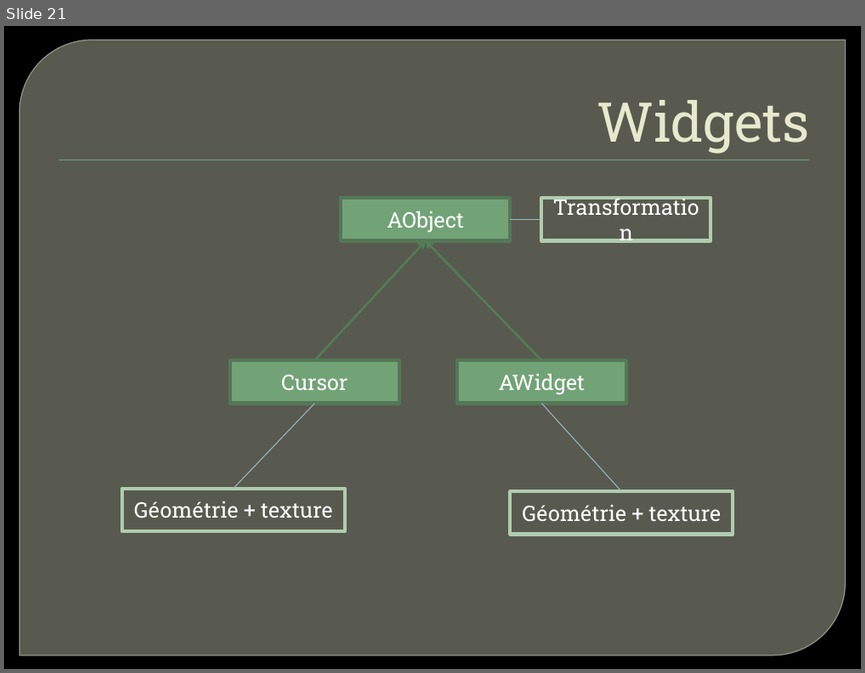
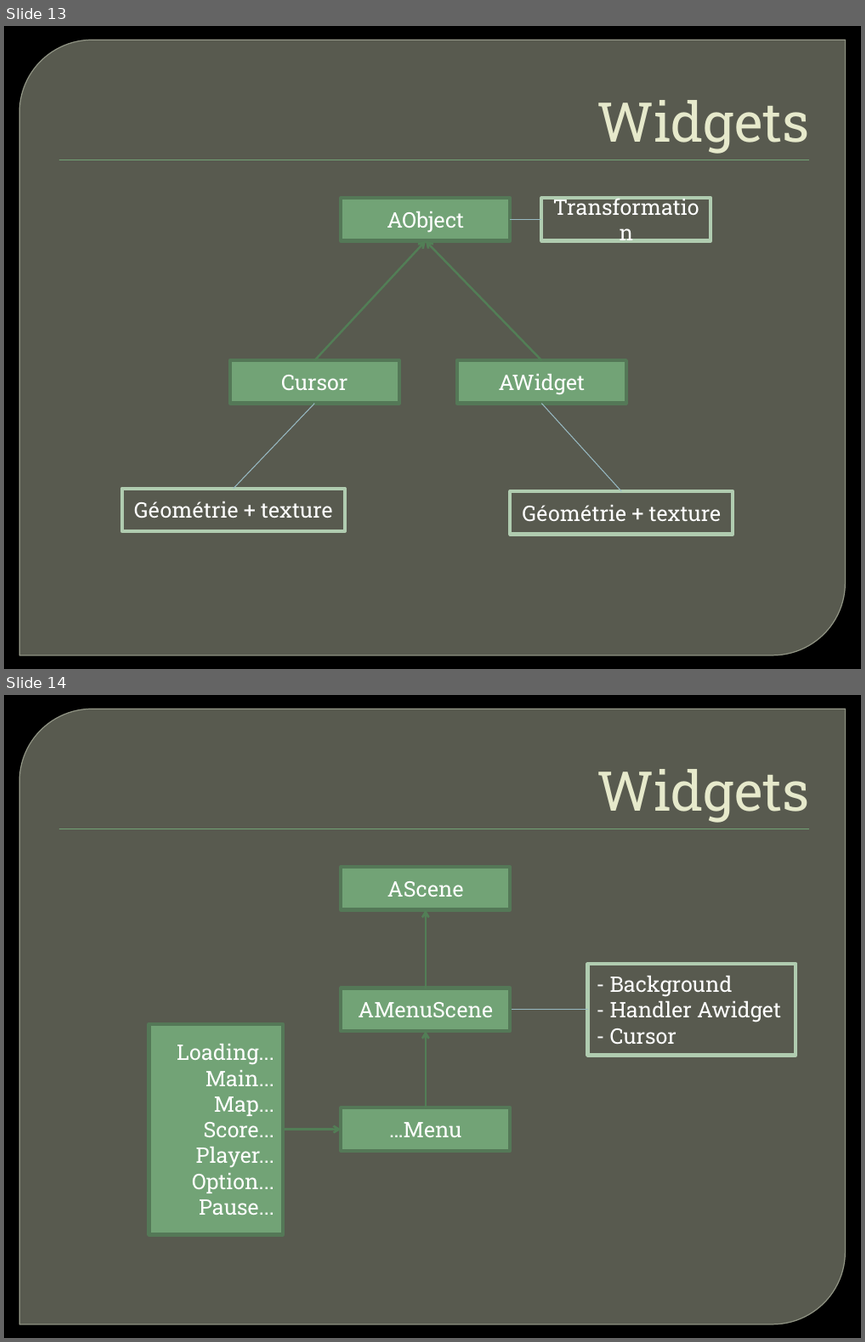
Before and after one commit to Raphy/bomberman, a slide deck: Bomberman - Présentation.pptx. Shown one above the other, each under a label of ours: slide 21 before the commit, slides 13 and 14 after it. The pictures are 865x673 and 865x1342 pixels, drawn with LibreOffice and Linux fonts; fonts in the diff are those of the drawing; background and template pictures are left out. Boxes give left, top, right and bottom in pixels: in the first picture for what was removed or moved away, otherwise in the second. Text is boxed around its words. In the diff, an @@ line names an element or a change of style, - is before the commit and + after.

```diff
--- a/Bomberman - Présentation.pptx
+++ b/Bomberman - Présentation.pptx
@@ slide 14 added at (4,695,861,1338), background picture (left out); not listed: 2 template elements that a slide beside it also shows @@
@@ title added at (596,769,809,823), 46 pt, text #E7EACB @@
+Widgets
@@ rectangle added at (341,868,510,910), fill #72A376, outline #547957 3 pt, 18 pt, text #FFFFFF @@
+AScene
@@ arrow added from (426, 988) to (426, 910), #527E56 1.75 pt @@
@@ rectangle added at (587,964,795,1055), outline #B0CCB0 3 pt, 18 pt, text #FFFFFF @@
+- Background
+- Handler Awidget
+- Cursor
@@ rectangle added at (341,988,510,1031), fill #72A376, outline #547957 3 pt, 18 pt, text #FFFFFF @@
+AMenuScene
@@ rectangle added at (148,1024,283,1235), fill #72A376, outline #547957 3 pt, 18 pt, text #FFFFFF @@
+Loading...
+Main...
+Map...
+Score...
+Player...
+Option...
+Pause...
@@ line added from (511, 1009) to (587, 1009), #98BAC3 0.75 pt @@
@@ arrow added from (426, 1108) to (426, 1031), #527E56 1.75 pt @@
@@ rectangle added at (341,1108,510,1151), fill #72A376, outline #547957 3 pt, 18 pt, text #FFFFFF @@
+…Menu
@@ arrow added from (283, 1129) to (341, 1129), #527E56 1.75 pt @@
@@ what was slide 21 is now slide 13 @@
```
Also in this commit, not shown: 1 slide changed.
